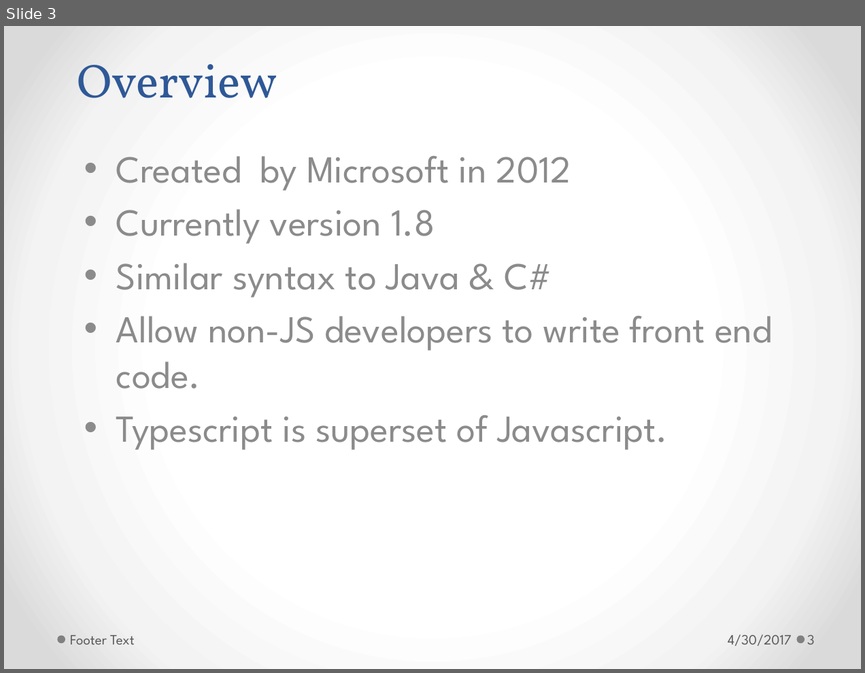
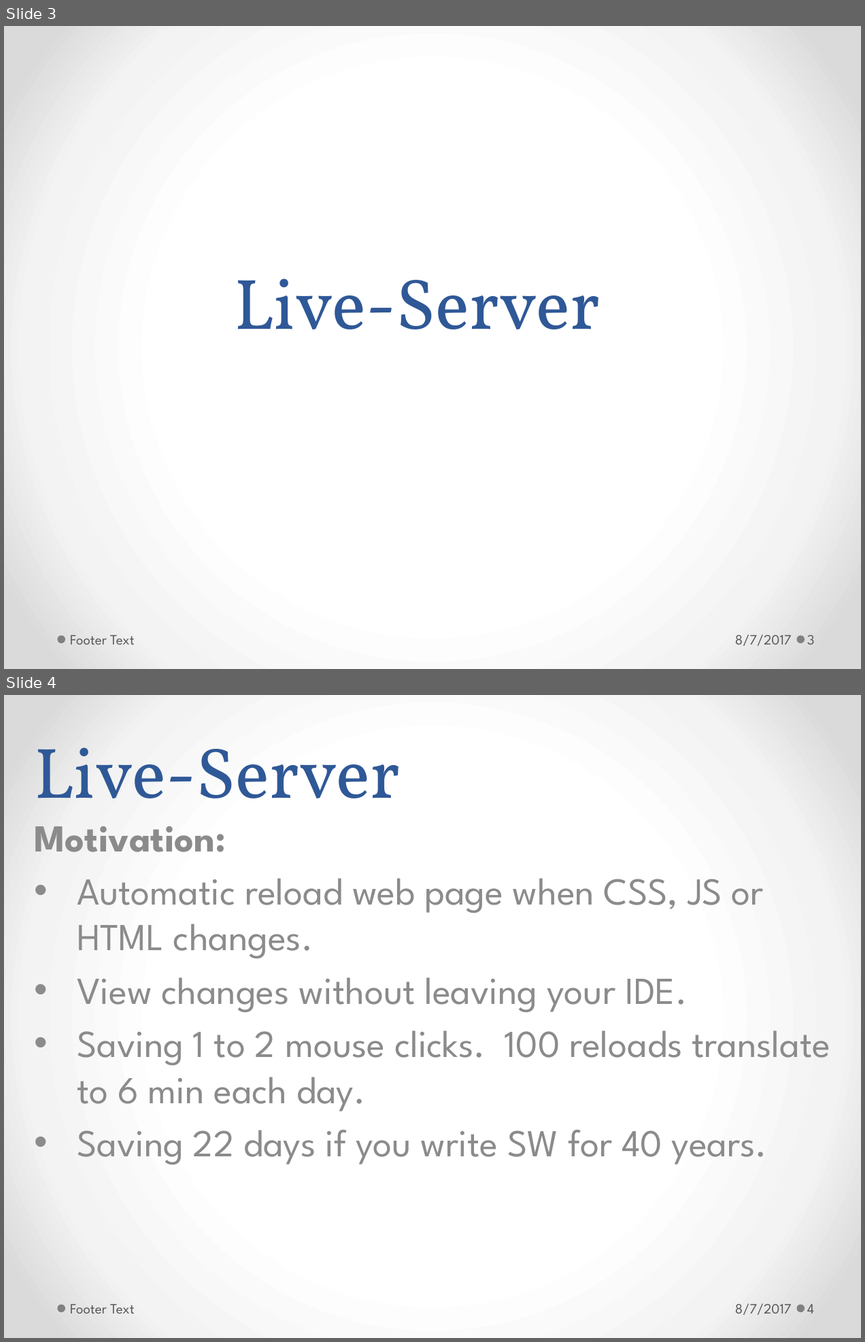
Before and after one commit to h-t-tran/brown, a slide deck: productivity/productivity.pptx. Shown one above the other, each under a label of ours: slide 3 before the commit, slides 3 and 4 after it. The pictures are 865x673 and 865x1342 pixels, drawn with LibreOffice and Linux fonts; fonts in the diff are those of the drawing. Boxes give left, top, right and bottom in pixels: in the first picture for what was removed or moved away, otherwise in the second. Text is boxed around its words. In the diff, an @@ line names an element or a change of style, - is before the commit and + after.

```diff
--- a/productivity/productivity.pptx
+++ b/productivity/productivity.pptx
@@ slide 4 added at (x1=4, y1=695, x2=861, y2=1338), background gradient #FFFFFF to #F4F4F4 to #DADADA; not listed: 2 template elements that a slide beside it also shows @@
@@ title added at (x1=34, y1=747, x2=400, y2=829), 60 pt, text #2F5897 @@
+Live-Server
@@ subtitle added at (x1=34, y1=826, x2=830, y2=1164), 32 pt, text #8C8C8C @@
+Motivation:
+• Automatic reload web page when CSS, JS or HTML changes.
+• View changes without leaving your IDE.
+• Saving 1 to 2 mouse clicks. 100 reloads translate to 6 min each day.
+• Saving 22 days if you write SW for 40 years.
@@ text added at (x1=70, y1=1304, x2=135, y2=1313), 12 pt, text #595959 @@
+Footer Text
@@ text added at (x1=735, y1=1303, x2=791, y2=1314), 12 pt, text #595959 @@
+8/7/2017
@@ page number added at (x1=807, y1=1304, x2=814, y2=1313), 12 pt, text #595959 @@
+4
@@ slide 3 changed as well @@
@@ title removed at (x1=77, y1=64, x2=277, y2=98) @@
-Overview
@@ subtitle removed at (x1=116, y1=156, x2=772, y2=450) @@
-• Created by Microsoft in 2012
-• Currently version 1.8
-• Similar syntax to Java & C#
-• Allow non-JS developers to write front end code.
-• Typescript is superset of Javascript.
@@ title added at (x1=234, y1=278, x2=600, y2=329), 60 pt, text #2F5897 @@
+Live-Server
@@ text at (x1=735, y1=634, x2=791, y2=645): text changed @@
-4/30/2017
+8/7/2017
```
Also in this commit, not shown: 4 other slides changed, 20 other slides added, 10 slides removed, 14 other files.
